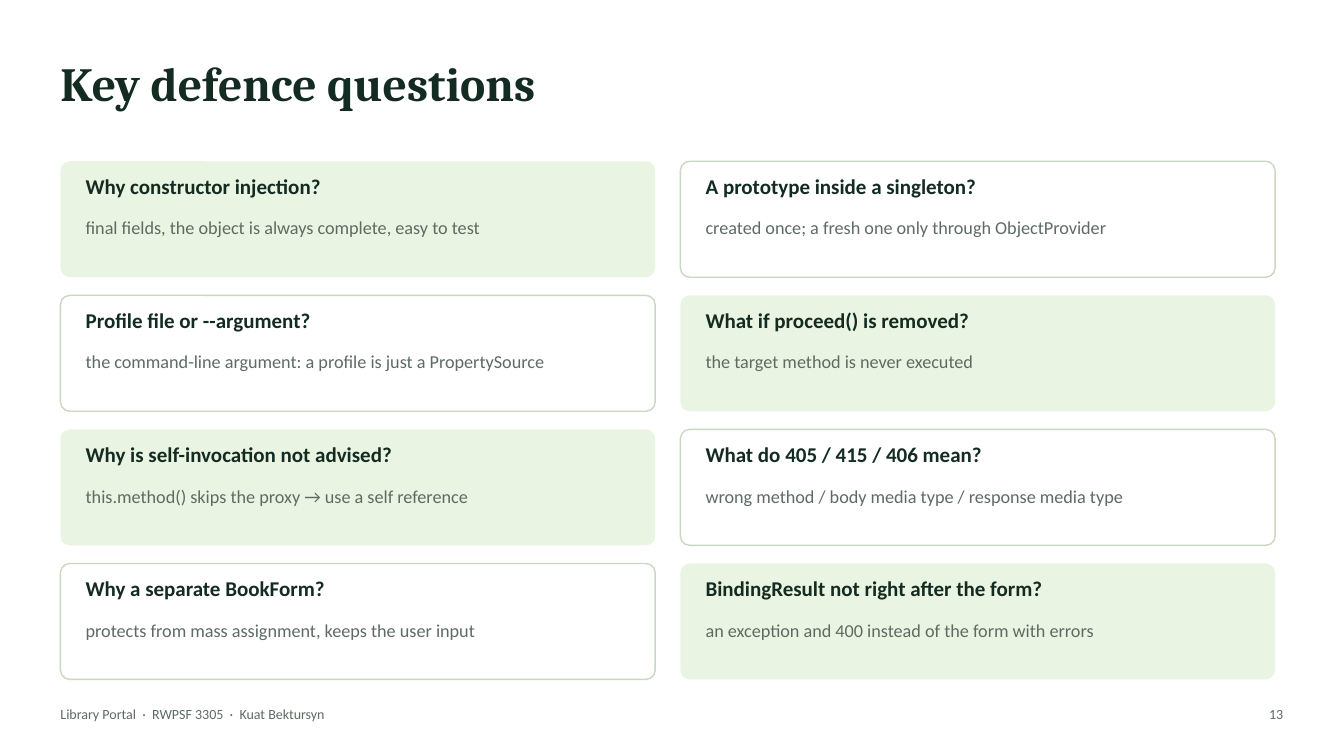
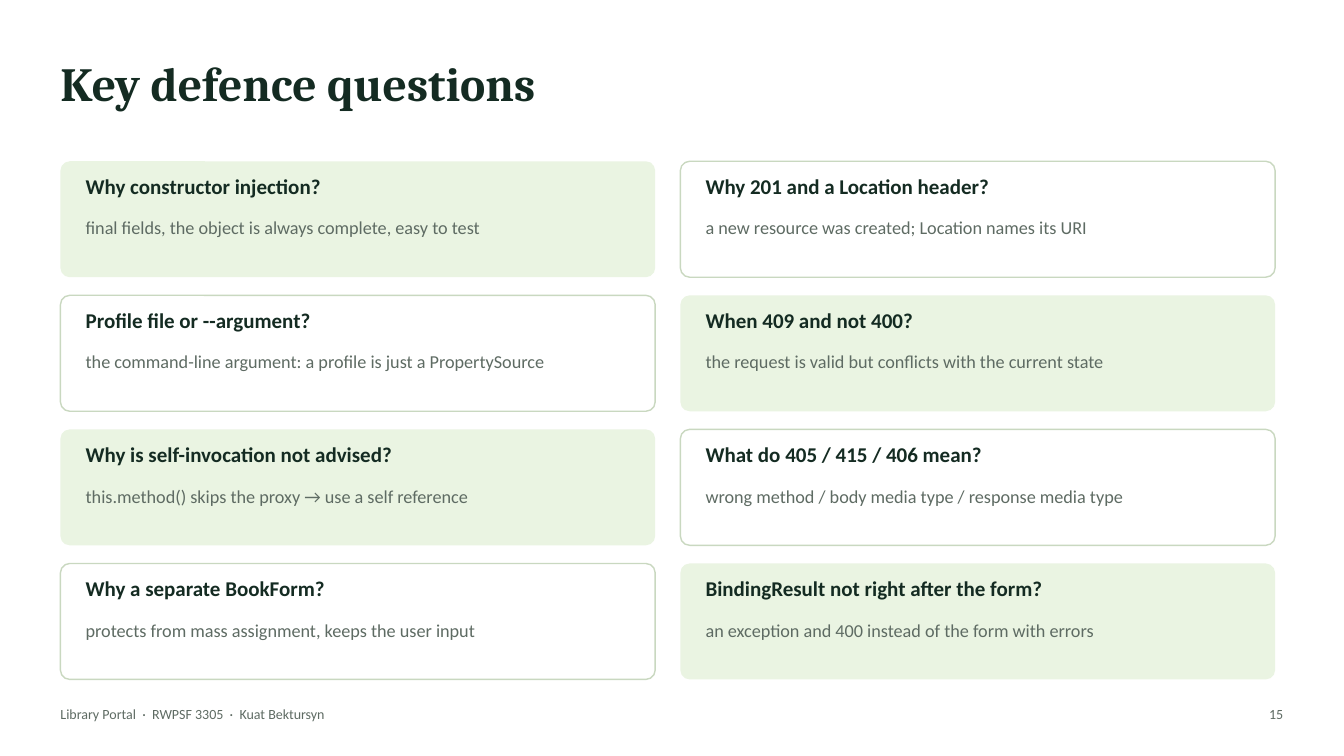
Before and after one commit to AkAyu44/library-portal, a slide deck: slide 15 of docs/Defense_Presentation.pptx (slide 13 before the commit). Drawn at 1344x756 pixels with LibreOffice and Linux fonts; fonts in the diff are those of the drawing. Boxes give left, top, right and bottom in pixels: in the first picture for what was removed or moved away, otherwise in the second. Text is boxed around its words. In the diff, an @@ line names an element or a change of style, - is before the commit and + after.

```diff
--- a/docs/Defense_Presentation.pptx
+++ b/docs/Defense_Presentation.pptx
@@ text at bbox=[706, 179, 989, 198]: text changed @@
-A prototype inside a singleton?
+Why 201 and a Location header?
@@ text at bbox=[706, 221, 1087, 236]: text changed @@
-created once; a fresh one only through ObjectProvider
+a new resource was created; Location names its URI
@@ text at bbox=[706, 313, 913, 328]: text changed @@
-What if proceed() is removed?
+When 409 and not 400?
@@ text at bbox=[706, 355, 1103, 371]: text changed @@
-the target method is never executed
+the request is valid but conflicts with the current state
@@ text at bbox=[1269, 710, 1283, 719]: text changed @@
-13
+15
```
Also in this commit, not shown: 7 other slides changed, 2 slides added, 26 other files.
